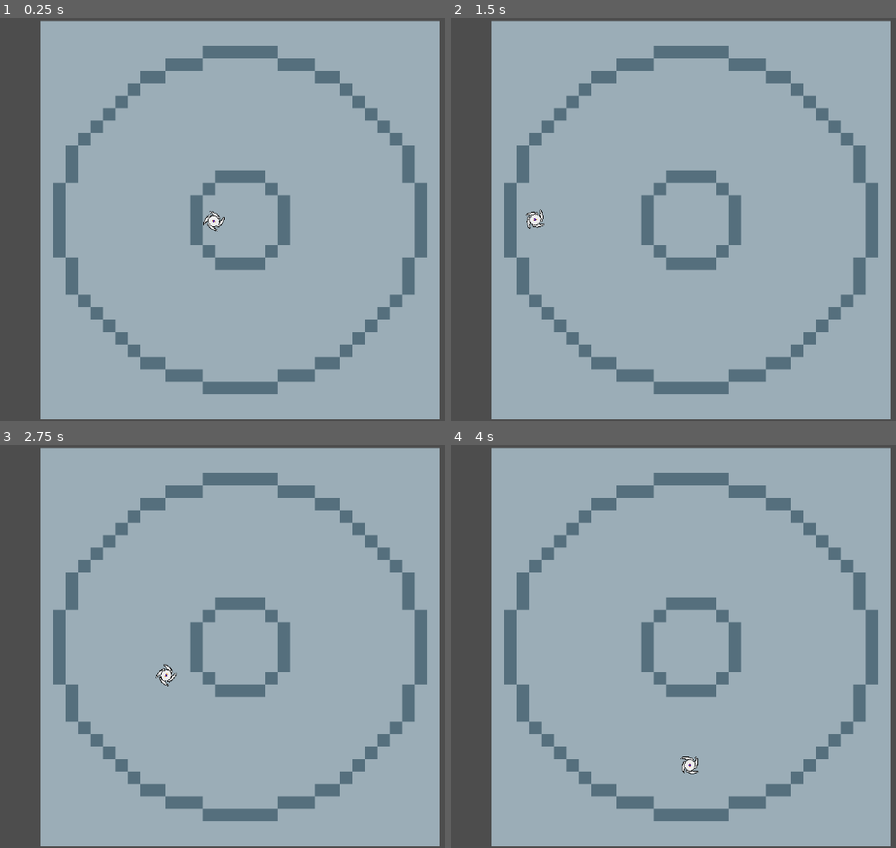
Above: before the commit, frames 1-4 (two rows, left to right).
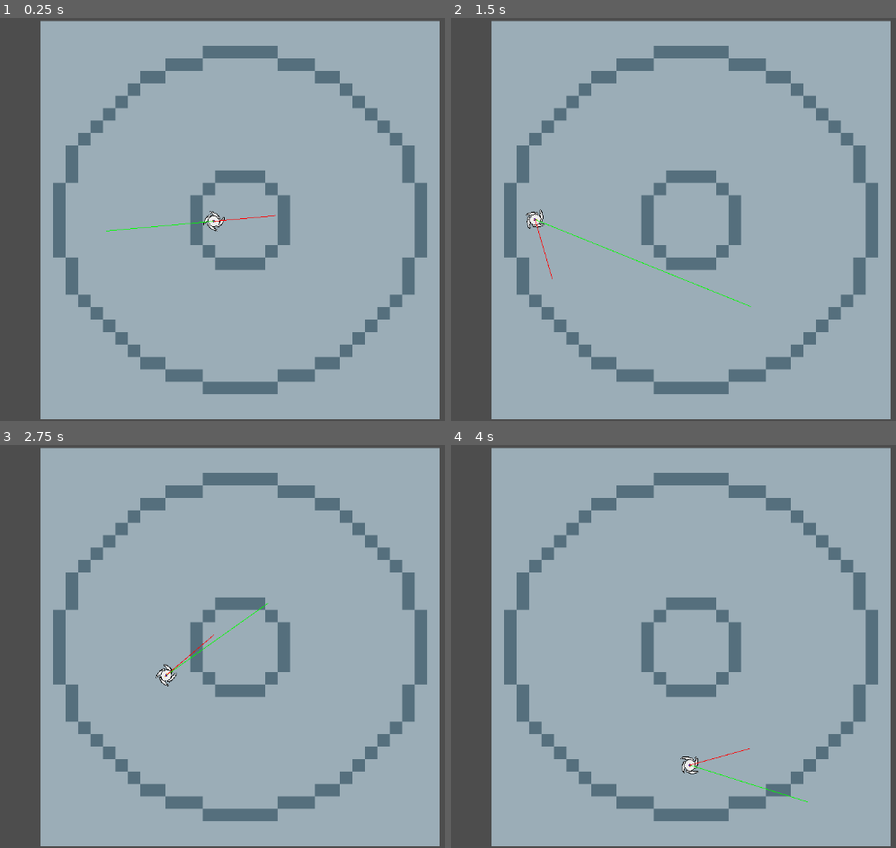
Above: after the commit, the same moments.

Repository: pablopenna/banebabe
Game: Godot game, scene res://scenes/main.tscn
The game is run twice, just before and just after one commit, with the same random seed, the same clock (stepped at 60 frames per second) and the same inputs.
Inputs (mouse positions are in pixels of both pictures, inside the frame that each line leads up to):
- Up to frame 1 (0.25 s): no input
- Up to frame 2 (1.5 s): move the mouse to (842, 199) at 0.52 s; move the mouse to (540, 239) at 1.27 s
- Up to frame 3 (2.75 s): move the mouse to (307, 557) at 2.02 s
- Up to frame 4 (4 s): move the mouse to (646, 727) at 2.77 s; move the mouse to (outside the picture) at 3.52 s

The runs differ from the first frame. In frame 1, 0.1% of the frame differs, in the area x 23-63%, y 48-54%; in frame 2, 0.2%, in the area x 18-68%, y 49-72%; in frame 3, 0.1%; in frame 4, 0.1%.

Commit message:
add debug lines that show baneblade direction

Diff:
--- a/scenes/banebabe/banebabe.gd
+++ b/scenes/banebabe/banebabe.gd
@@ -1,4 +1,4 @@
-extends CharacterBody2D
+class_name Banebabe extends CharacterBody2D
 
 @export_range(50, 300)
 var move_speed := 100
@@ -10,7 +10,7 @@
 func get_target_direction() -> Vector2:
 	return global_position.direction_to(get_global_mouse_position())
 
-func _physics_process(delta: float) -> void:
+func _process_movement(delta:float) -> void:
 	var current_direction := velocity.normalized()
 	var target_direction := get_target_direction()
 	var direction := current_direction.lerp(target_direction, steering_speed * delta)
@@ -23,3 +23,6 @@
 		collided.emit()
 
 	move_and_collide(velocity * delta, false)
+
+func _physics_process(delta: float) -> void:
+	_process_movement(delta)
--- a/scenes/banebabe/banebabe.tscn
+++ b/scenes/banebabe/banebabe.tscn
@@ -1,8 +1,9 @@
-[gd_scene load_steps=5 format=3 uid="uid://bpq1mlsart0hp"]
+[gd_scene load_steps=6 format=3 uid="uid://bpq1mlsart0hp"]
 
 [ext_resource type="Texture2D" uid="uid://c72yx0qa5g0x2" path="res://art/babeblade_v1.png" id="1_bq1d8"]
 [ext_resource type="Script" path="res://scenes/banebabe/banebabe.gd" id="1_ld43e"]
 [ext_resource type="Script" path="res://scenes/banebabe/rotating_sprite.gd" id="3_7qnj8"]
+[ext_resource type="Script" path="res://scenes/banebabe/debug_lines.gd" id="4_4a12j"]
 
 [sub_resource type="CircleShape2D" id="CircleShape2D_omwoe"]
 radius = 18.0278
@@ -20,3 +21,7 @@
 
 [node name="CollisionShape2D" type="CollisionShape2D" parent="."]
 shape = SubResource("CircleShape2D_omwoe")
+
+[node name="DebugLines" type="Node2D" parent="." node_paths=PackedStringArray("banebabe")]
+script = ExtResource("4_4a12j")
+banebabe = NodePath("..")
--- /dev/null
+++ b/scenes/banebabe/debug_lines.gd
@@ -0,0 +1,15 @@
+extends Node2D
+
+@export
+var banebabe: Banebabe
+
+var line_length
+
+func _draw() -> void:
+	# current direction
+	draw_line(Vector2.ZERO, banebabe.velocity, Color.GREEN, 1.0)
+	# target direction
+	draw_line(Vector2.ZERO, banebabe.get_target_direction() * 100, Color.RED, 1.0)
+
+func _physics_process(delta: float) -> void:
+	queue_redraw()
